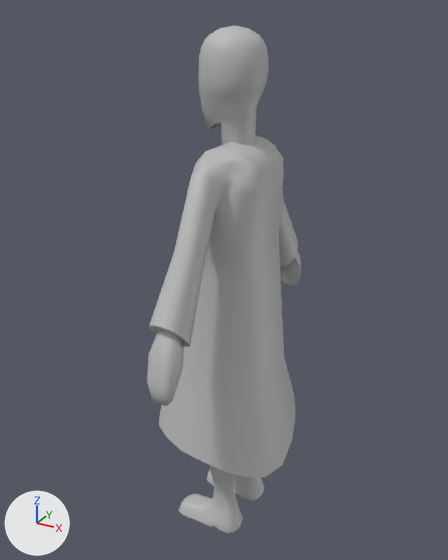
What one commit did to the FBX model tweestokschieter/Assets/characters/main_character/main_character.fbx.
The view is the same before and after, from a 50 mm lens placed at (1.12, -2.08, 2.22), pointed at (-0.04, 0.02, 1.16). The axes (+X, +Y, +Z) are drawn at lower left. The lights are the same throughout. Where no turn or scale is listed for an object, it has been applied to the vertices.

Script lines for the objects in view, before the commit:
```python
me_mesh = bpy.data.meshes.new('Mesh')
me_mesh.from_pydata(...)  # 1149 vertices, 1070 faces; spans x -0.26..0.26, y -0.59..0.59, z -1.09..1.09
me_mesh.materials.append(mat_lambert1)  # grey #bcbcbc
# before: 193 (0.13, 0.1, 0.65) at pixel (277, 150), 210 (0.16, 0.1, 0.57) at pixel (283, 170), 706 (0.13, -0.1, 0.65) at pixel (253, 160), 723 (0.16, -0.1, 0.57) at pixel (260, 182), 1139 (0.13, -0.01, 0.65) at pixel (265, 155)
# before: 1141 (0.16, -0.01, 0.57) at pixel (271, 176), 1142 (0.18, -0.01, 0.54) at pixel (276, 184), 1144 (0.17, -0.01, 0.43) at pixel (272, 213)
ob_character = bpy.data.objects.new('character', me_mesh)
ob_character.location = (0.013, 0.005, 1.069)
```
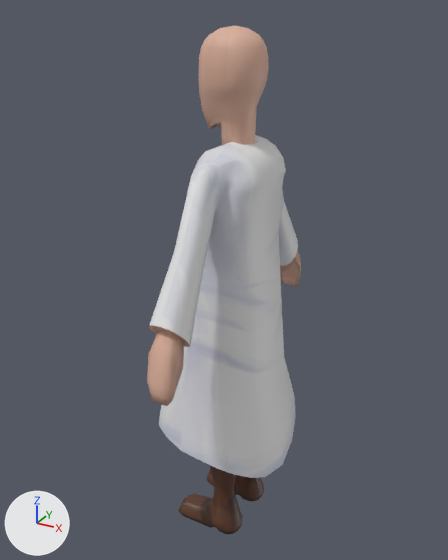
Boxes [x1, y1, x2, y2] around the edits, measured in the pictures (448 x 560 px; the box of a moved part takes in the faces that stretch with it):
part 1 of me_mesh, cut back: [191, 156, 206, 176] in both
part 2 of me_mesh, moved or reshaped: before [242, 146, 284, 252]; after [242, 146, 286, 252]
part 3 of me_mesh, recoloured: [147, 26, 301, 534] in both

Edits to the bpy script that builds the scene:
```text
Add img_main_character_texture_png:
    img_main_character_texture_png = load_image('main_character_texture.png', '../../Textures/main_character_texture.png', 1024, 1024, 'sRGB')
Add mat_lambert3:
    mat_lambert3 = principled_material('lambert3')
    mat_lambert3.texture = img_main_character_texture_png
Change me_mesh:
    used by ob_character; location = (0.013, 0.005, 1.069)
    verts and faces of me_mesh; kept vertices keep their numbers, new ones are numbered from 1149
    remove me_mesh.from_pydata(...)  # 1149 vertices, 1070 faces; spans x -0.26..0.26, y -0.59..0.59, z -1.09..1.09
    add me_mesh.from_pydata(...)  # 1134 vertices, 1056 faces; spans x -0.26..0.26, y -0.59..0.59, z -1.09..1.09
    me_mesh part 1
    15 vertices are removed from x -0.12..-0.07, y -0.16..0.16, z 0.02..0.6
    14 faces are deleted
    2 vertices move from x -0.08, y -0.16..0.16, z 0.62 to x -0.06, y -0.19..0.19, z 0.62
    me_mesh part 2
    add for i in [193, 706, 1139]: verts[i] += (0.01, 0.0, -0.01)
    add for i in [210, 723, 1141]: verts[i] += (0.01, 0.0, 0.0)
    add verts[1142] = (0.18, -0.01, 0.54)  # moved, pixel (275, 185)
    add verts[1144] = (0.16, -0.01, 0.43)  # moved, pixel (271, 212)
    me_mesh part 3: 1056 faces spanning x -0.26..0.26, y -0.59..0.59, z -1.09..1.09 switch from mat_lambert1 (grey #bcbcbc) to mat_lambert3 (picture img_main_character_texture_png)
```
